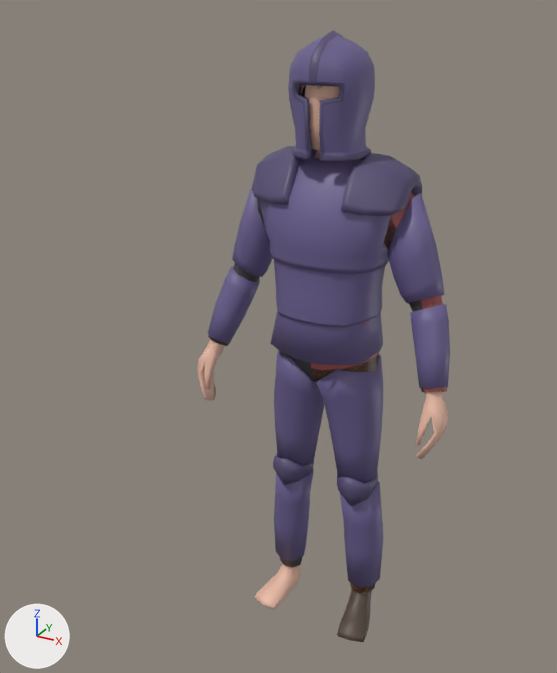
The FBX model Assets/Characters/Player.fbx: old version first, new version second.
The view is the same before and after, from a camera (50 mm lens) standing at (0.865, -1.864, 1.887) and looking at (0.003, -0.298, 1.104). Every picture has the same lights, and +X, +Y and +Z are marked at lower left.

Names of what the first picture shows: 'Body', 'Hair', 'Helmet', 'Platebody', 'Platelegs', 'Shirt', 'Shoes'.
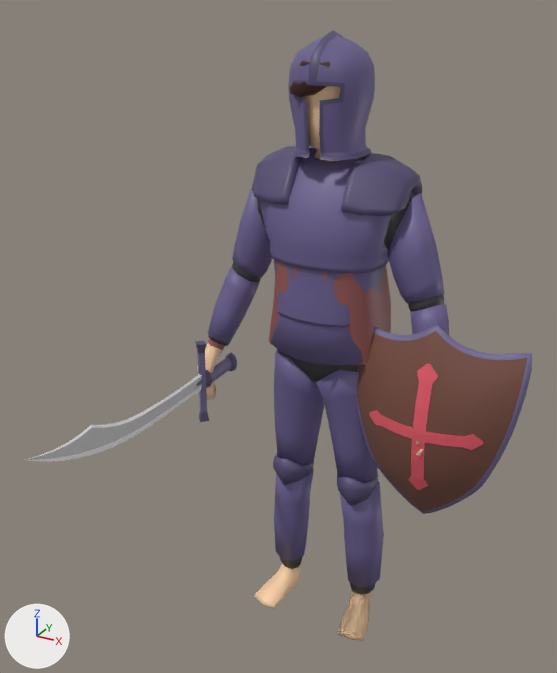
The change, as a diff of the scene's bpy script:
```diff
--- a/Assets/Characters/Player.fbx.py
+++ b/Assets/Characters/Player.fbx.py
@@ mat_emblem @@
+mat_emblem = principled_material('Emblem')
+mat_emblem.base_color = (0.8, 0.106, 0.145)  # red #e75c6a
@@ mat_wood @@
+mat_wood = principled_material('Wood')
+mat_wood.base_color = (0.184, 0.0719, 0.0506)  # brown #774c40
@@ mat_blade @@
+mat_blade = principled_material('Blade')
+mat_blade.base_color = (0.57, 0.57, 0.57)  # light grey #c7c7c7
@@ mat_metal_dark_1 @@
+mat_metal_dark_1 = principled_material('Metal Dark')
+mat_metal_dark_1.base_color = (0.0969, 0.0758, 0.152)  # dark purple #584e6d
@@ mat_blade_highlight @@
+mat_blade_highlight = principled_material('Blade highlight')
+mat_blade_highlight.base_color = (1.0, 1.0, 1.0)  # white #ffffff
@@ me_cube_009 @@
 # used by ob_shirt; location = (0.0, 0.0, -0.003)
-me_cube_009.from_pydata(...)  # 134 vertices, 116 faces; spans x 0.0..0.376, y -0.121..0.129, z 0.906..1.511
+me_cube_009.from_pydata(...)  # 250 vertices, 232 faces; spans x -0.373..0.373, y -0.123..0.129, z 0.887..1.513
+# me_cube_009 part 1: 134 vertices removed from x 0.0..0.376, y -0.121..0.129, z 0.906..1.511; 250 vertices added at x -0.373..0.373, y -0.123..0.129, z 0.887..1.513
 me_cube_009.materials.append(mat_shirt)
@@ me_cube_011 @@
 # used by ob_hair; location = (0.0, 0.0, -0.003)
-me_cube_011.from_pydata(...)  # 66 vertices, 56 faces; spans x -0.089..0.085, y -0.103..0.096, z 1.605..1.786
+me_cube_011.from_pydata(...)  # 158 vertices, 156 faces; spans x -0.103..0.099, y -0.125..0.098, z 1.583..1.797
+# me_cube_011 part 2: the whole mesh is rebuilt
 me_cube_011.materials.append(mat_hair)
@@ me_cusurfpatch @@
+me_cusurfpatch.from_pydata(...)  # 726 vertices, 722 faces; spans x -0.243..0.243, y -0.07..0.066, z -0.324..0.288
+# faces by material slot: [162, 352, 208]
+me_cusurfpatch.materials.append(mat_metal)  # blue #6b6090
+me_cusurfpatch.materials.append(mat_wood)  # brown #774c40
+me_cusurfpatch.materials.append(mat_emblem)  # red #e75c6a
@@ me_cube_008_1 @@
+me_cube_008_1.from_pydata(...)  # 202 vertices, 188 faces; spans x -0.021..0.021, y -0.783..0.091, z -0.129..0.129
+# faces by material slot: [16, 72, 32, 68]
+me_cube_008_1.materials.append(mat_metal)  # blue #6b6090
+me_cube_008_1.materials.append(mat_metal_dark_1)  # dark purple #584e6d
+me_cube_008_1.materials.append(mat_blade)  # light grey #c7c7c7
+me_cube_008_1.materials.append(mat_blade_highlight)  # white #ffffff
@@ ob_body @@
 ob_body = bpy.data.objects.new('Body', me_cube)
-ob_body.location = (0.0, 0.0, -0.003)
+ob_body.location = (0.0, 0.0, 0.0)
@@ ob_shield @@
+ob_shield = bpy.data.objects.new('Shield', me_cusurfpatch)
+ob_shield.location = (0.337, -0.068, 0.827)
@@ ob_sword @@
+ob_sword = bpy.data.objects.new('Sword', me_cube_008_1)
+ob_sword.location = (-0.337, -0.068, 0.827)
```

Location of each change, [x1, y1, x2, y2] in pixels of the pictures (557 x 673 px):
'Shield', added (brown): after [357, 325, 532, 514]
    faces in mat_wood (brown #774c40): [357, 331, 528, 512]
    faces in mat_emblem (red #e75c6a): [369, 363, 483, 490]
    faces in mat_metal (blue #756c96): [357, 325, 532, 514]
'Body', moved: before [197, 85, 449, 610]; after [197, 86, 424, 641]
'Shirt', reshaped: before [311, 191, 447, 392]; after [208, 194, 415, 365]
'Sword', added: after [25, 341, 237, 462]
    faces in mat_blade (light grey #c7c7c7): [26, 376, 202, 460]
    faces in mat_blade_highlight (white #ffffff): [25, 374, 202, 462]
    faces in mat_metal (blue #756c96): [197, 351, 231, 413]
    faces in mat_metal_dark_1 (dark purple #584e6d): [195, 341, 237, 422]
'Hair', reshaped: before [299, 85, 322, 97]; after [289, 61, 330, 97]
